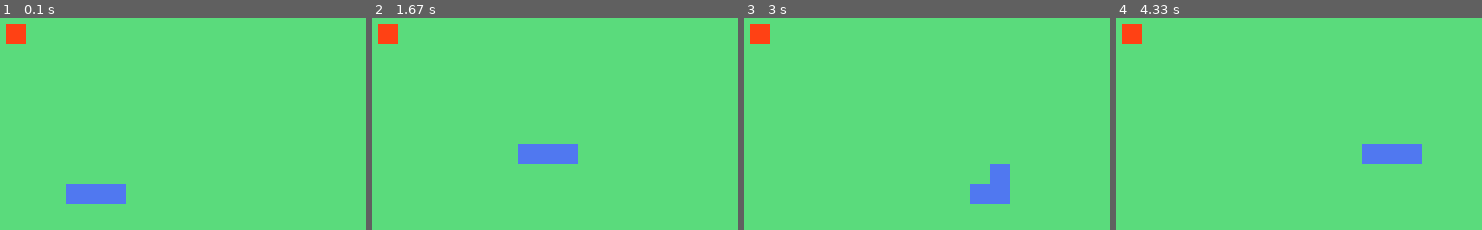
Above: before the commit, frames 1-4 (left to right).
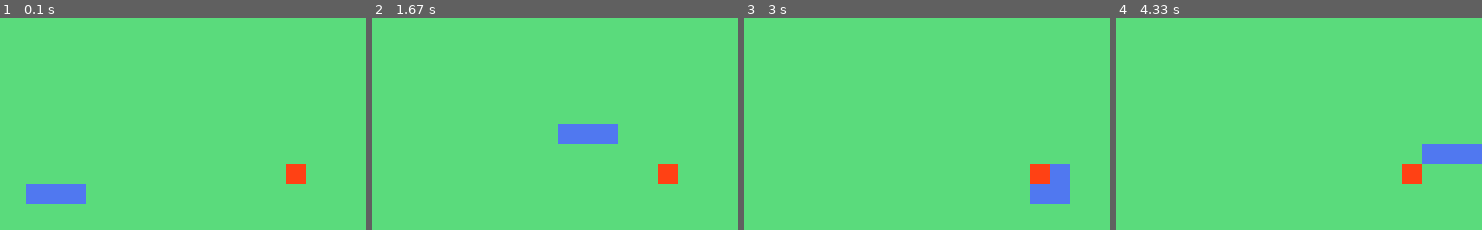
Above: after the commit, the same moments.

Repository: ChompChompDead/snake-in-pygame
Game: pygame game, started from main.py
Same seed, same stepped clock (60 frames per second), same inputs: the game is played once before the commit and once after it.
Inputs:
- Up to frame 1 (0.1 s): no input
- Up to frame 2 (1.67 s): hold D 0.33-0.8 s; hold W 0.83-1.3 s; hold D from 1.33 s (still down)
- Up to frame 3 (3 s): release D at 1.8 s; hold S 2.4-2.7 s; hold A from 2.73 s (still down)
- Up to frame 4 (4.33 s): release A at 3.13 s; hold W 3.17-3.53 s; hold D 3.57-4.2 s; hold S from 4.23 s (still down)

The runs differ from the first frame. In frame 1, 3.1% of the frame differs, in the area x 1-84%, y 2-88%; in frame 2, 4.1%, in the area x 1-84%, y 2-79%; in frame 3, 4.1%; in frame 4, 4.1%.

Commit message:
Completed Snake Game :rofl:

Diff:
--- a/main.py
+++ b/main.py
@@ -8,7 +8,7 @@
 class Snake:
     def __init__(self):
         self.movementDirection = Vector2(1, 0)
-        self.snake = [Vector2(5, 10), Vector2(6, 10), Vector2(7, 10)]
+        self.snake = [Vector2(5, 10), Vector2(4, 10), Vector2(3, 10)]
         self.expanding = False
 
     def createSnake(self):
@@ -35,14 +35,16 @@
 #fruit class
 class Fruit:
     def __init__(self):
-        self.x = random.randint(0, cellAmount - 1)
-        self.y = random.randint(0, cellAmount - 1)
-        self.position = Vector2(self.x, self.y)
+        self.randomize()
 
     def createFruit(self):
         fruitShape = pygame.Rect(int(self.position.x * cellSize), int(self.position.y * cellSize), cellSize, cellSize)
         pygame.draw.rect(screen, (255,65,20), fruitShape)
 
+    def randomize(self):
+        self.x = random.randint(0, cellAmount - 1)
+        self.y = random.randint(0, cellAmount - 1)
+        self.position = Vector2(self.x, self.y)
 #main class
 class Main:
     def __init__(self):
@@ -52,11 +54,22 @@
     def update(self):
         self.snake.moveSnake()
         self.checkCollision()
+        self.checkFail()
 
     def checkCollision(self):
         if self.snake.snake[0] == self.fruit.position:
+            self.fruit.randomize()
             self.snake.expand()
 
+    def checkFail(self):
+        if not 0 <= self.snake.snake[0].x < cellAmount or not 0 <= self.snake.snake[0].x < cellAmount:
+            pygame.quit()
+            sys.exit()
+
+        for block in self.snake.snake[1:]:
+            if block == self.snake.snake[0]:
+                pygame.quit()
+                sys.exit()
 # variables
 cellSize = 20
 cellAmount = 20
@@ -64,7 +77,7 @@
 clock = pygame.time.Clock()
 screen = pygame.display.set_mode((cellAmount * cellSize, cellAmount * cellSize))
 screenUpdate = pygame.USEREVENT
-pygame.time.set_timer(screenUpdate, 200)
+pygame.time.set_timer(screenUpdate, 150)
 main = Main()
 # title
 pygame.display.set_caption("Snake")
